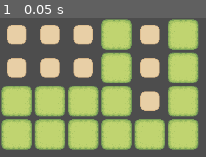
Above: before the commit, frame 1.
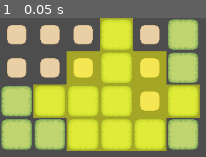
Above: after the commit, the same moment.

Repository: Oghanst/Divinization
Game: Godot game, scene res://scenes/main.tscn
Two runs of this game, one before a commit and one after it. Both use one fixed random seed, a clock stepped at 60 frames per second and the inputs below. The project has no main scene, so this scene is started directly.
Inputs:
- Up to frame 1 (0.05 s): no input

The runs differ from the first frame. In frame 1, 47% of the frame differs, in the area x 16-98%, y 0-96%.

Commit message:
ADD: 地图管理城市部分，调用主权组件确定地块归属。

Diff:
--- a/game/core/infrastructure/map_manager.gd
+++ b/game/core/infrastructure/map_manager.gd
@@ -10,7 +10,126 @@
 @export var terrain_render_layer:TileMapLayer = null
 
 
-var grid = {}  # 存储逻辑层数据，Key: Vector2, Value: Tile
+var grid = {}  # 存储逻辑层数据，Key: Vector2i, Value: Tile
+var cities = {}  # 存储城市数据，Key: Vector2i, Value: City
+
+func set_city(pos: Vector2i, local_pos: Vector2, city: City) -> void:
+	"""
+	设置城市，同时设置城市周围地块的城市归属
+	"""
+	assert(cities.has(pos) == false, "City already exists at: " + str(pos))
+	# print_debug(grid[pos])
+	grid[pos].sovereignty.set_city(city.city_name)
+	city.set_city_position(pos, local_pos)
+	# 设置城市周围地块的城市归属，根据城市规模而定
+	if city.city_surrounding_tiles.size() == 0:
+		# print_debug("City surrounding tiles not set, generating...")
+		city.city_surrounding_tiles.append(city.city_position)
+	print("scale ", city.city_scale)
+	for level in range(city.city_scale):
+		# 获取周围地块
+		var new_surrounding_tiles = city.city_surrounding_tiles.duplicate()
+		for old_pos in city.city_surrounding_tiles:
+			# print("terrain  " ,terrain_render_layer.get_surrounding_cells(old_pos))
+			for new_pos in terrain_render_layer.get_surrounding_cells(old_pos):
+				if grid.has(new_pos):
+					if grid[new_pos].sovereignty.get_city() != "" and grid[new_pos].sovereignty.get_city() != city.city_name:
+						continue # 已经有城市了, 跳过; TODO: 以后可以考虑合并城市
+					grid[new_pos].sovereignty.set_city(city.city_name)
+					new_surrounding_tiles.append(new_pos)
+		city.city_surrounding_tiles = new_surrounding_tiles
+	cities[pos] = city
+	# 将城市添加到场景
+	add_child(city)
+
+func remove_city(pos: Vector2) -> void:
+	"""
+	移除城市，同时移除城市周围地块的城市归属
+	"""
+	assert(cities.has(pos) == true, "City not found at: " + str(pos))
+	var city = cities[pos]
+	cities.erase(pos)
+	# 移除城市周围地块的城市归属
+	for tile in city.city_surrounding_tiles:
+		if grid.has(tile):
+			grid[tile].sovereignty.set_city("")
+	# 从场景移除城市
+	city.queue_free()
+
+
+func _ready():
+	assert(terrain_render_layer != null, "Terrain render layer is not set.")
+	visible = true
+	initialize_logic_from_render()
+	# print_debug(grid)
+	load_to_scene(grid)
+	var city = City.new()
+	city.set_city_name("City1")
+	city.set_city_sprite(Sprite2D.new())
+	city.set_city_scale(City.CITY_SCALE.LARGE)
+	var pos = Vector2i(3, 2)
+	set_city(pos, terrain_render_layer.map_to_local(pos), city)
+
+	city = cities[pos]
+	print(city.city_surrounding_tiles.size())
+	for p in city.city_surrounding_tiles:
+		print_debug(p)
+		highlight_grid(p)
+
+# 从 TileMapLayer 初始化逻辑层
+func initialize_logic_from_render():
+	for pos in terrain_render_layer.get_used_cells():
+		var terrain_name = get_tile_resource_name(terrain_render_layer, pos)
+		# var size = terrain_render_layer.tile_set.tile_size
+		# print_debug(terrain_name, pos)
+		grid[pos] = Tile.new()
+		grid[pos].tile_terrain = terrain_name
+
+
+func _input(event: InputEvent) -> void:
+	# 处理鼠标点击事件
+	if event is InputEventMouseButton:
+		if event.button_index == MOUSE_BUTTON_LEFT and event.pressed:
+			var pos = terrain_render_layer.local_to_map(to_local(get_global_mouse_position()))
+			if grid.has(pos):
+				print_debug(grid[pos].tile_terrain)
+				# print_debug(grid[pos].resources.resources)
+				print_debug(grid[pos].population.population)
+				highlight_action(pos)
+			else:
+				print_debug("No tile found at: " + str(pos))
+
+func load_to_scene(dict: Dictionary) -> void:
+	"""
+	加载地图数据到场景
+	"""
+	for pos in dict.keys():
+		var tile = dict[pos]
+		# tile.position = terrain_render_layer.map_to_world(pos)
+		add_child(tile)
+
+func clear_scene(dict: Dictionary) -> void:
+	"""
+	清空场景
+	"""
+	for pos in dict.keys():
+		dict[pos].queue_free()
+	dict.clear()
+
+func get_tile_resource_name(map_layer:TileMapLayer, pos: Vector2)->String:
+	var source_id = map_layer.get_cell_source_id(pos)
+	return get_source_resource_name(map_layer, source_id)
+
+func get_source_resource_name(map_layer:TileMapLayer, source_id: int)->String:
+	var source = map_layer.tile_set.get_source(source_id)
+	return source.resource_name
+
+func _exit_tree() -> void:
+	clear_scene(cities)
+	clear_scene(grid)
+
+
+
 var highlighted_grids: Dictionary = {}  # 存储高亮的地块
 var highlighted_color: Color = Color(1, 1, 0, 0.5)  # 高亮颜色
 
@@ -45,51 +164,3 @@
 		unhighlight_grid(pos)
 	else:
 		highlight_grid(pos)
-
-func _ready():
-	assert(terrain_render_layer != null, "Terrain render layer is not set.")
-	visible = true
-	initialize_logic_from_render()
-	load_grid_to_scene()
-
-# 从 TileMapLayer 初始化逻辑层
-func initialize_logic_from_render():
-	for pos in terrain_render_layer.get_used_cells():
-		var terrain_name = get_tile_resource_name(terrain_render_layer, pos)
-		# var size = terrain_render_layer.tile_set.tile_size
-		# print_debug(terrain_name, pos)
-		grid[pos] = Tile.new()
-		grid[pos].tile_terrain = terrain_name
-
-
-func _input(event: InputEvent) -> void:
-	# 处理鼠标点击事件
-	if event is InputEventMouseButton:
-		if event.button_index == MOUSE_BUTTON_LEFT and event.pressed:
-			var pos = terrain_render_layer.local_to_map(to_local(get_global_mouse_position()))
-			if grid.has(pos):
-				print_debug(grid[pos].tile_terrain)
-				# print_debug(grid[pos].resources.resources)
-				print_debug(grid[pos].population.population)
-				highlight_action(pos)
-			else:
-				print_debug("No tile found at: " + str(pos))
-
-func load_grid_to_scene():
-	for pos in grid.keys():
-		var tile = grid[pos]
-		# tile.position = terrain_render_layer.map_to_world(pos)
-		add_child(tile)
-
-func get_tile_resource_name(map_layer:TileMapLayer, pos: Vector2)->String:
-	var source_id = map_layer.get_cell_source_id(pos)
-	return get_source_resource_name(map_layer, source_id)
-
-func get_source_resource_name(map_layer:TileMapLayer, source_id: int)->String:
-	var source = map_layer.tile_set.get_source(source_id)
-	return source.resource_name
-
-func _exit_tree() -> void:
-	for pos in grid.keys():
-		grid[pos].queue_free()
-	grid.clear()
--- a/game/core/service/register_service.gd
+++ b/game/core/service/register_service.gd
@@ -21,6 +21,7 @@
 func _ready() -> void:
 	add_registry("resource_registry", ResourceRegistry.new())
 	add_registry("population_registry", PopulationRegistry.new())
+	add_registry("sovereignty_registry", SovereigntyRegistry.new())
 
 
 
--- /dev/null
+++ b/game/domain/map/city/city.gd
@@ -0,0 +1,49 @@
+extends Node
+class_name City
+
+enum CITY_SCALE {
+	SMALL = 0,
+	MEDIUM = 1,
+	LARGE = 2,
+}
+
+@export var city_name: String = ""
+@export var city_position: Vector2i = Vector2(0, 0)
+@export var city_scale: CITY_SCALE = CITY_SCALE.SMALL
+@export var city_sprite: Sprite2D
+
+var city_surrounding_tiles: Array[Vector2i] = []
+
+func set_city_position(map_pos: Vector2i, local_pos: Vector2) -> void:
+	"""
+	设置城市位置
+	"""
+	city_position = map_pos
+	city_sprite.position = local_pos
+
+func set_city_scale(scale: CITY_SCALE) -> void:
+	"""
+	设置城市规模
+	"""
+	city_scale = scale
+
+func set_city_name(new_city_name: String) -> void:
+	"""
+	设置城市名称
+	"""
+	city_name = new_city_name
+
+func set_city_sprite(sprite: Sprite2D) -> void:
+	"""
+	设置城市精灵
+	"""
+	city_sprite = sprite
+
+func set_city_surrounding_tiles(tiles: Array[Vector2i]) -> void:
+	"""
+	设置城市周围地块
+	"""
+	city_surrounding_tiles = tiles
+
+func _init() -> void:
+	pass
--- a/game/domain/map/tile/Tile.gd
+++ b/game/domain/map/tile/Tile.gd
@@ -13,6 +13,8 @@
 var population: PopulationComponent
 
 # 主权组件
+var sovereignty_registry: SovereigntyRegistry
+var sovereignty: SovereigntyComponent
 
 # 建筑组件
 
@@ -23,8 +25,12 @@
 	# print(get_path())
 	resource_registry = RegisterService.get_registry("resource_registry")
 	resources = resource_registry.get_component(tile_terrain)
+
 	population_registry = RegisterService.get_registry("population_registry")
 	population = population_registry.get_component(tile_terrain)
+
+	sovereignty_registry = RegisterService.get_registry("sovereignty_registry")
+	sovereignty = sovereignty_registry.get_component()
 	if resources == null:
 		print("Resource component not found: " + tile_terrain)
 		queue_free()
--- a/game/domain/map/tile/tile_components/population_component.gd
+++ b/game/domain/map/tile/tile_components/population_component.gd
@@ -14,60 +14,66 @@
 const DEFAULT_POPULATION_REGENERATE_COEF: float = 0.2
 
 func _init(config: Dictionary) -> void:
-    """
-    初始化人口组件
-    """
-    population = config
+	"""
+	初始化人口组件
+	"""
+	population = config
 
 
 func add_property_value(property_name: String, value: int) -> void:
-    """
-    添加人口属性
-    """
-    assert(population.has(property_name), "Property not found: " + property_name)
-    population[property_name] += value
+	"""
+	添加人口属性
+	"""
+	assert(population.has(property_name), "Property not found: " + property_name)
+	population[property_name] += value
 
-func get_property_value(property_name: String):
-    """
-    获取人口属性
-    """
-    assert(population.has(property_name), "Property not found: " + property_name)
-    return population[property_name]
+func get_property(key: String) -> Variant:
+	"""
+	获取人口属性
+	"""
+	assert(population.has(key), "Property not found: " + key)
+	return population[key]
+
+func set_property(key: String, value: Variant) -> void:
+	"""
+	设置人口属性
+	"""
+	population[key] = value
 
 func regenerate_population(regenerate_coef: float = DEFAULT_POPULATION_REGENERATE_COEF) -> void:
-    """
-    人口增长
-    """
-    var current_population:int = get_property_value("population")
-    var residency:int = get_property_value("residency")
-    var increase_population: int = int(UtilFunctions.s_shape_regenerate(current_population, residency, regenerate_coef))
-    var new_population:int = clamp(current_population + increase_population, 0, residency)
-    population["population"] = new_population
+	"""
+	人口增长
+	"""
+	var current_population:int = get_property("population")
+	var residency:int = get_property("residency")
+	var increase_population: int = int(UtilFunctions.s_shape_regenerate(current_population, residency, regenerate_coef))
+	var new_population:int = clamp(current_population + increase_population, 0, residency)
+	population["population"] = new_population
 
 func set_basic_productivity(value: int) -> void:
-    """
-    设置基础生产力
-    """
-    basic_productivity = value
+	"""
+	设置基础生产力
+	"""
+	basic_productivity = value
 
 func get_basic_productivity() -> int:
-    """
-    获取基础生产力
-    """
-    return basic_productivity
+	"""
+	获取基础生产力
+	"""
+	return basic_productivity
 
 func compute_productivity(productivity_coef: float = DEFAULT_PRODUCTIVITY_COEF) -> int:
-    """
-    计算人口生产力，其他组件通过修改 productivity_coef 来影响生产力
-    """
-    var current_population:int = get_property_value("population")
-    var productivity:int = int(current_population * productivity_coef) * basic_productivity
-    return productivity
+	"""
+	计算人口生产力，其他组件通过修改 productivity_coef 来影响生产力
+	"""
+	var current_population:int = get_property("population")
+	var productivity:int = int(current_population * productivity_coef) * basic_productivity
+	return productivity
 
 func consume_food() -> int:
-    """
-    消耗食物，返回消耗的食物数量，正数
-    """
-    var food_consumption_coef: float = get_property_value("food_consumption_coef")
-    var food_consumption: int = int(get_property_value("population") * food_consumption_coef)
-    return food_consumption
+	"""
+	消耗食物，返回消耗的食物数量，正数
+	"""
+	var food_consumption_coef: float = get_property("food_consumption_coef")
+	var food_consumption: int = int(get_property("population") * food_consumption_coef)
+	return food_consumption
--- a/game/domain/map/tile/tile_components/resource_component.gd
+++ b/game/domain/map/tile/tile_components/resource_component.gd
@@ -77,9 +77,9 @@
 	"""
 	return resources
 
-func get_property_value(property_name: String):
+func get_property(key: String) -> Variant:
 	"""
 	获取资源属性
 	"""
-	assert(resources.has(property_name), "Property not found: " + property_name)
-	return resources[property_name]
+	assert(resources.has(key), "Property not found: " + key)
+	return resources[key]
--- a/game/domain/map/tile/tile_components/sovereignty_component.gd
+++ b/game/domain/map/tile/tile_components/sovereignty_component.gd
@@ -1,13 +1,48 @@
 extends Object
 class_name SovereigntyComponent
 
-var sovereignty: String = ""  # 主权归属
 
-func _init() -> void:
+var sovereignty: Dictionary = {}
+
+func _init(config: Dictionary) -> void:
 	"""
 	初始化主权组件
 	"""
-	pass
+	sovereignty = config
 
-func set_sovereignty(new_sovereignty: String) -> void:
-	sovereignty = new_sovereignty
+func set_property(key: String, value: Variant) -> void:
+	"""
+	设置属性
+	"""
+	sovereignty[key] = value
+
+func set_divine(divine: String) -> void:
+	"""
+	设置神权归属
+	"""
+	set_property("divine", divine)
+
+func set_city(city: String) -> void:
+	"""
+	设置城市归属
+	"""
+	set_property("city", city)
+
+func get_property(key: String) -> Variant:
+	"""
+	获取属性
+	"""
+	assert(sovereignty.has(key), "Property not found: " + key)
+	return sovereignty[key]
+
+func get_divine() -> String:
+	"""
+	获取神权归属
+	"""
+	return get_property("divine")
+
+func get_city() -> String:
+	"""
+	获取城市归属
+	"""
+	return get_property("city")
--- a/game/domain/registry/population_registry.gd
+++ b/game/domain/registry/population_registry.gd
@@ -9,16 +9,16 @@
 })
 var registry:Dictionary = {}
 
-func register_basic_population_component(tile_terrain:String, population_config:Dictionary) -> void:
+func register_basic_population_component(key:String, population_config:Dictionary) -> void:
 	"""
-	根据地块类型注册资源, resource_config 需要和资源的 meta 结构一致
+	根据 key 注册人口组件, population_config 需要和人口的 meta 结构一致
 	"""
 	var config: Dictionary = population_meta.construct_config(population_config)
-	registry[tile_terrain] = PopulationComponent.new(config)
+	registry[key] = PopulationComponent.new(config)
 
 func register_default_population() -> void:
 	"""
-	注册默认资源
+	注册默认资源，这里暂时用terrain作为key
 	"""
 	register_basic_population_component("grass", {
 		"population": 20,
@@ -31,19 +31,16 @@
 		"food_consumption_coef": 1.5,
 	})
 
-func get_component(tile_terrain: String) -> PopulationComponent:
+func get_component(key: String) -> PopulationComponent:
 	"""
-	获取资源组件
+	获取人口组件
 	"""
-	return registry[tile_terrain]
+	return registry[key]
 
 func _init() -> void:
 	print("PopulationRegistry ready")
 	register_default_population()
 
 func cleanup() -> void:
-	"""
-	清理资源
-	"""
 	registry.clear()
 	population_meta.clear()
--- /dev/null
+++ b/game/domain/registry/sovereignty_registry.gd
@@ -0,0 +1,42 @@
+extends Registry
+class_name SovereigntyRegistry
+
+var sovereignty_meta: Meta = Meta.new({
+	"divine": "",
+	"city": "",
+})
+
+var registry:Dictionary = {}
+
+func register_basic_sovereignty_component(key:String, sovereignty_config:Dictionary) -> void:
+	"""
+	根据 key 注册主权, sovereignty_config 需要和主权的 meta 结构一致
+	"""
+	var config: Dictionary = sovereignty_meta.construct_config(sovereignty_config)
+	registry[key] = SovereigntyComponent.new(config)
+
+func register_default_sovereignty() -> void:
+	"""
+	注册默认主权
+	"""
+	# 默认主权组件， key 为空
+	register_basic_sovereignty_component("", {
+		"divine": "",
+		"city": "",
+	})
+
+
+func _init() -> void:
+	print("SovereigntyRegistry ready")
+	register_default_sovereignty()
+
+func get_component(key: String = "") -> SovereigntyComponent:
+	"""
+	获取主权组件， key 为空则返回默认主权（无主权）组件
+	"""
+	return registry[key]
+
+
+func cleanup() -> void:
+	registry.clear()
+	sovereignty_meta.clear()
--- a/project.godot
+++ b/project.godot
@@ -16,8 +16,8 @@
 
 [autoload]
 
+RegisterService="*res://game/core/service/register_service.gd"
 UtilFunctions="*res://utils/util_functions.gd"
-RegisterService="*res://game/core/service/register_service.gd"
 
 [dotnet]
 
--- a/utils/util_functions.gd
+++ b/utils/util_functions.gd
@@ -1,15 +1,15 @@
 extends Node
 
 func s_shape_regenerate(stock: int, capacity: int, regen_coef: float) -> int:
-    """
-    S形增长，基于当前数目和最大容量，在容量的一半时增长最快，基数是当前数目，适用于人口的增长
-    """
-    var regen_amount = int( (1-(float)(stock)/(float)(capacity)) * regen_coef * stock )
-    return regen_amount
+	"""
+	S形增长，基于当前数目和最大容量，在容量的一半时增长最快，基数是当前数目，适用于人口的增长
+	"""
+	var regen_amount = int( (1-(float)(stock)/(float)(capacity)) * regen_coef * stock )
+	return regen_amount
 
 func linear_regenerate(stock: int, _capacity: int, regen_coef: float) -> int:
-    """
-    线性增长，基于当前数目和最大容量，适用于资源的增长
-    """
-    var regen_amount = int( regen_coef * stock )
-    return regen_amount
+	"""
+	线性增长，基于当前数目和最大容量，适用于资源的增长
+	"""
+	var regen_amount = int( regen_coef * stock )
+	return regen_amount
